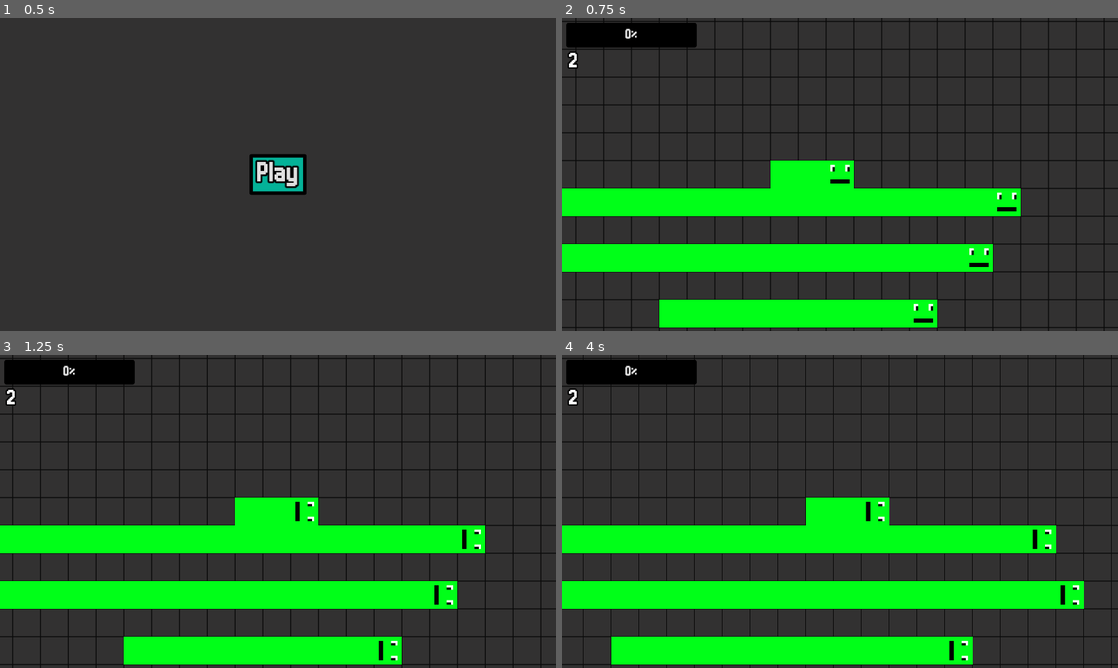
Above: before the commit, frames 1-4 (two rows, left to right).
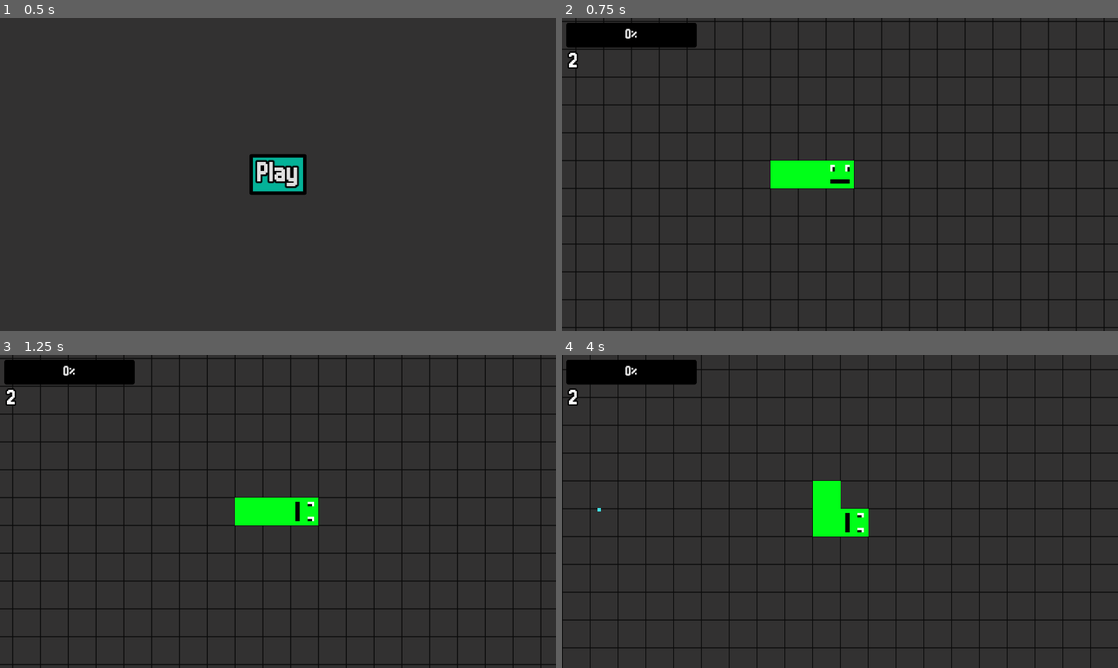
Above: after the commit, the same moments.

Repository: nath-ellis/slither.net
Game: Godot game, scene res://scenes/menu.tscn
Two runs of this game, one before a commit and one after it. Both use one fixed random seed, a clock stepped at 60 frames per second and the inputs below.
Inputs (mouse positions are in pixels of both pictures, inside the frame that each line leads up to):
- Up to frame 1 (0.5 s): no input
- Up to frame 2 (0.75 s): click "Play" at 0.5 s
- Up to frame 3 (1.25 s): no input
- Up to frame 4 (4 s): hold Right (right) 1.28-2.03 s; hold Down (down) 2.03-2.75 s; click (840, 511) at 2.75 s, where only the run before the commit has a clickable "Play Again"; hold Right (right) from 3.53 s (still down)

Frame 1 is identical in both runs. In frame 2, 19% of the frame differs, in the area x 0-83%, y 54-99%; in frame 3, 20%; in frame 4, 33%, in the area x 0-100%, y 0-100%.

Commit message:
Made the enemies positions randomize when added to the scene

Diff:
--- a/scripts/enemy.gd
+++ b/scripts/enemy.gd
@@ -30,6 +30,15 @@
 
 
 func _ready() -> void:
+	var rand_x = randi_range(-50, 50)
+	var rand_y = randi_range(-50, 50)
+
+	# Randomize position
+	global_position = Vector2(
+		Manager.player_pos.x + (rand_x * 64) + 32,
+		Manager.player_pos.y + (rand_y * 64) + 32
+	)
+
 	for i in range(randi_range(0, 50)):
 		var new_body = ENEMY_BODY.instantiate()
 		var end_body = body.get_children()[len(body.get_children())-1]
